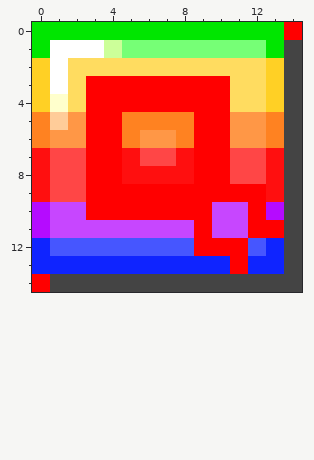
A pixel-art file gets an edit: aseprite/quartz.aseprite. This is how it looked before the edit.
15x15 pixels, 1 frame.
Once edited:
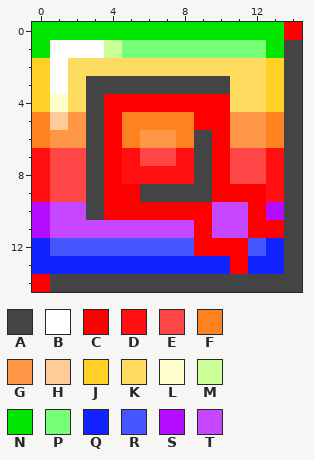
Palette (. is transparent): A #444444  B #ffffff  C #ff0000  D #ff0f0f  E #ff4646  F #ff8221  G #ff9746  H #ffcc99  J #ffd025  K #ffdc60  L #ffffcc  M #ccff99  N #00e600  P #76ff76  Q #0f24ff  R #4656ff  S #b50bff  T #c746ff
What changed:
y 3: x 3..10 CCCCCCCC -> AAAAAAAA
y 4..5: x 3 C -> A
y 6..8: x 3 C -> A; x 9 C -> A
y 9: x 3 C -> A; x 6..9 CCCC -> AAAA
y 10: x 3 C -> A
